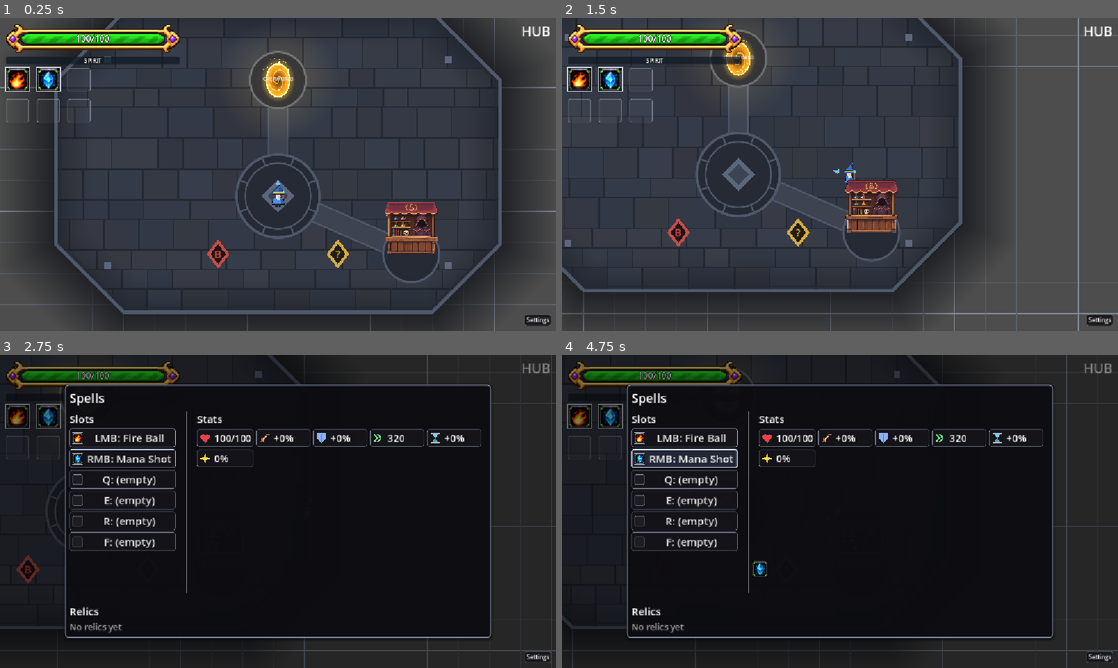
Above: before the commit, frames 1-4 (two rows, left to right).
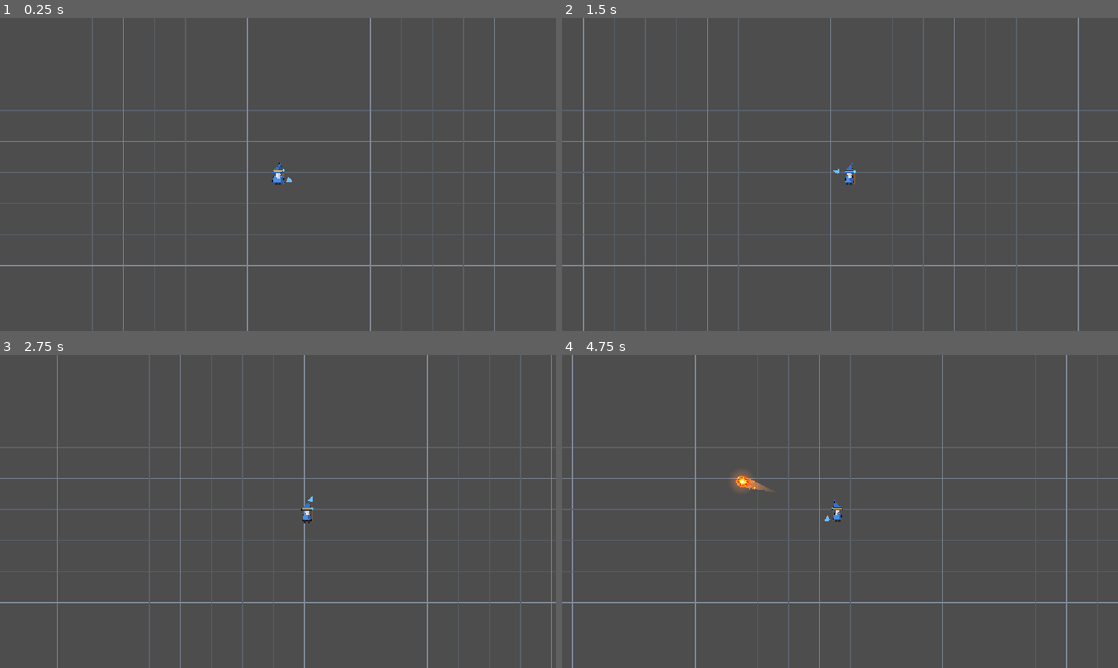
Above: after the commit, the same moments.

Repository: BestestGameStudio/gangU
Game: Godot game, scene res://scenes/main.tscn
Same seed, same stepped clock (60 frames per second), same inputs: the game is played once before the commit and once after it.
Inputs (mouse positions are in pixels of both pictures, inside the frame that each line leads up to):
- Up to frame 1 (0.25 s): no input
- Up to frame 2 (1.5 s): tap Enter at 0.5 s; move the mouse to (962, 158) at 0.52 s; hold D (move_right) 0.53-1.25 s; hold Space (cast) 0.53-1.25 s; click (962, 158) at 0.67 s; drag from (728, 190) to (756, 58) at 1.27 s
- Up to frame 3 (2.75 s): move the mouse to (333, 442) at 2.02 s; hold D (move_right) from 2.03 s (still down); hold Tab (equip_panel, bound only before the commit) from 2.03 s (still down)
- Up to frame 4 (4.75 s): release D (move_right) at 2.75 s; release Tab (equip_panel, bound only before the commit) at 2.75 s; drag from (812, 574) to (589, 570) at 2.77 s; move the mouse to (1006, 558) at 3.52 s; hold A (move_left) 3.53-4.25 s; tap C (use_consumable, bound only before the commit) at 3.6 s; drag from (673, 464) to (762, 570) at 4.27 s

The runs differ from the first frame. In frame 1, 64% of the frame differs, in the area x 0-100%, y 0-100%; in frame 2, 51%; in frame 3, 98%; in frame 4, 98%.
Error after the commit: Parse Error: Identifier "PlayerDeathPresentation" not declared in the current scope. (res://scripts/run_manager.gd:64)

Commit message:
Wire approved death presentation after revive interception (Refs #591)

Diff:
--- a/scripts/run_manager.gd
+++ b/scripts/run_manager.gd
@@ -61,6 +61,7 @@
 		return
 	_restarting = true
 	_disable_casting()
+	PlayerDeathPresentation.begin(get_parent(), _watched, restart_delay)
 	run_restarting.emit()
 	get_tree().create_timer(restart_delay).timeout.connect(_restart)
 
